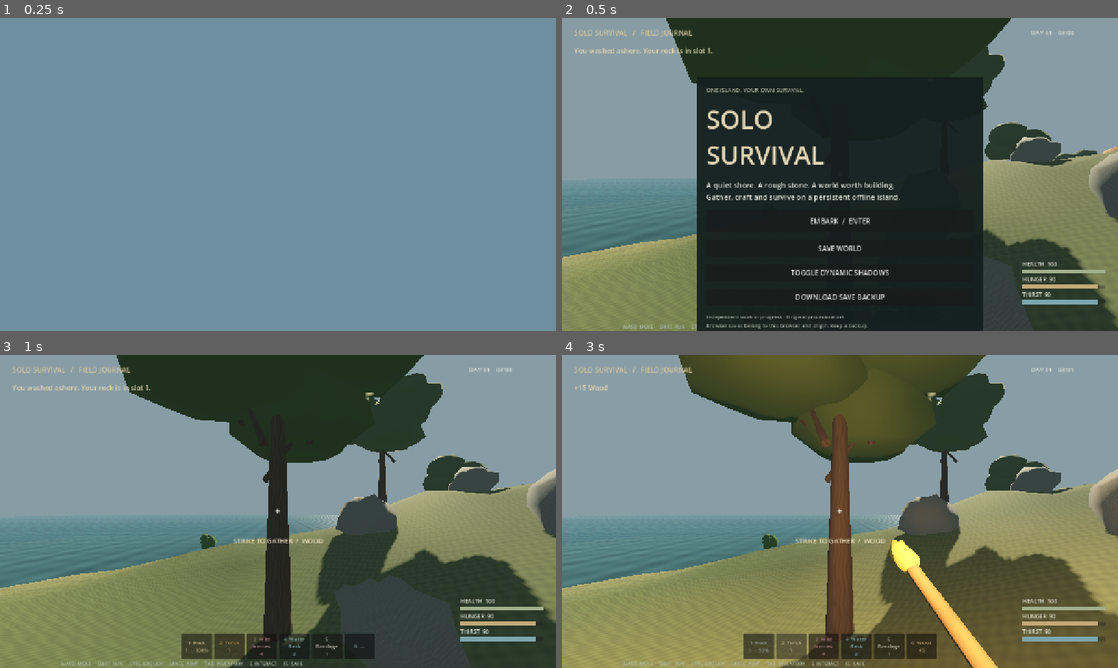
Above: before the commit, frames 1-4 (two rows, left to right).
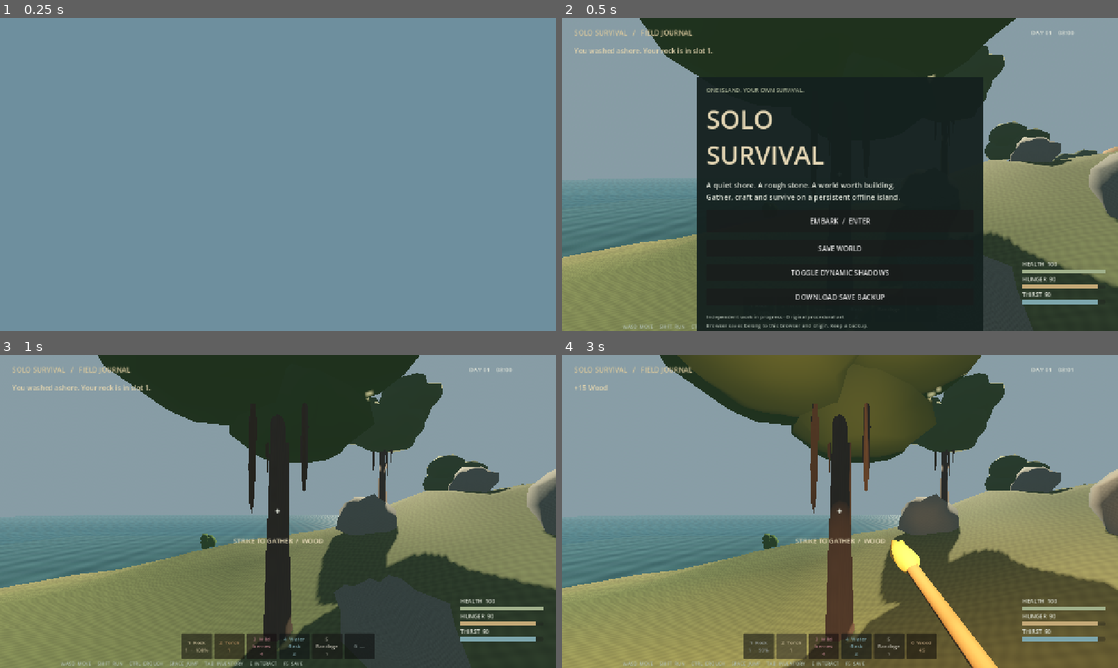
Above: after the commit, the same moments.

Repository: unknown0v/SoloSurvival
Game: Godot game, scene res://scenes/island.tscn
The game is run twice, just before and just after one commit, with the same random seed, the same clock (stepped at 60 frames per second) and the same inputs.
Inputs:
- Up to frame 1 (0.25 s): no input
- Up to frame 2 (0.5 s): no input
- Up to frame 3 (1 s): click "EMBARK / ENTER" at 0.5 s
- Up to frame 4 (3 s): click "1 Rock 1 · 100%" at 1.25 s; click "1 Rock 1 · 99%" at 2 s; click "2 Torch 1" at 2.75 s

Frame 1 is identical in both runs. In frame 2, 1.7% of the frame differs, in the area x 14-100%, y 0-99%; in frame 3, 2.3%; in frame 4, 4.2%, in the area x 17-100%, y 0-100%.

Commit message:
perf: batch forest rendering and expand shelter regression coverage

Diff:
--- a/scripts/game.gd
+++ b/scripts/game.gd
@@ -166,7 +166,7 @@
 	if OS.has_feature("web") and web_timer>=0.25:
 		web_timer = 0
 		# Read-only diagnostics used by cloud browser smoke tests.
-		var report: Dictionary = {"save_pending":web_persistence.p …(538 unchanged characters)… t,"fps":Engine.get_frames_per_second(),"yaw":player.rotation.y,"pitch":player.pi …(245 unchanged characters)…
+		var report: Dictionary = {"save_pending":web_persistence.p …(538 unchanged characters)… t,"fps":Engine.get_frames_per_second(),"draw_calls":Performance.get_monitor(Performance.RENDER_TOTAL_DRAW_CALLS_IN_FRAME),"yaw":player.rotation.y,"pitch":player.pi …(245 unchanged characters)…
 		JavaScriptBridge.eval("window.__soloSurvivalState="+JSON.stringify(report),true)
 
 func _unhandled_input(event: InputEvent) -> void:
--- a/scripts/world/buildings.gd
+++ b/scripts/world/buildings.gd
@@ -145,11 +145,16 @@
 			level = int(target.level)
 			if build_kind in ["floor","roof"] and target.kind in ["wall","doorframe"]:
 				level += 1
-	for p in game.settlement.pieces:
-		var distance: int = absi(int(p.cell[0])-int(cell[0]))+absi(int(p.cell[1])-int(cell[1]))
-		if distance<=1:
-			y = float(p.y)
-			break
+	# Preserve the selected socket's base; otherwise prefer an exact cell over a neighbour.
+	if not hit.collider.has_meta("structure") or build_kind=="foundation":
+		var closest: int = 2
+		for p in game.settlement.pieces:
+			if p.kind!="foundation":
+				continue
+			var distance: int = absi(int(p.cell[0])-int(cell[0]))+absi(int(p.cell[1])-int(cell[1]))
+			if distance<closest:
+				y = float(p.y)
+				closest = distance
 	candidate = game.settlement.make_piece(build_kind,cell,y,level,edge)
 	placement_reason = check_placement(candidate)
 
--- /dev/null
+++ b/scripts/world/forest.gd
@@ -0,0 +1,68 @@
+extends Node3D
+# Shared draw batches retain per-resource ownership for depletion/respawning.
+var world
+var batches: Dictionary = {}
+var refs: Dictionary = {}
+var pending: Dictionary = {}
+
+func setup(owner_world) -> void:
+	world = owner_world
+	var stem := CylinderMesh.new()
+	stem.bottom_radius = 1
+	stem.top_radius = 0.267
+	stem.height = 1
+	stem.radial_segments = 9
+	for id in world.nodes:
+		var resource: Dictionary = world.nodes[id]
+		if resource.kind!="tree":
+			continue
+		var body: Node3D = resource.body
+		var bucket: String = str(floori(body.position.x/160))+":"+str(floori(body.position.z/160))
+		var variant: int = int(id)%5
+		var bark: Material = world.art.material("bark",Color("#66584a"))
+		var leaves: Material = world.art.material("leaves"+str(variant%3),Color("#4e653f").lightened((variant%3)*0.04))
+		append(id,bucket+":trunk",stem,bark,body.transform*Transform3D(Basis.IDENTITY.scaled(Vector3(0.3,6.4,0.3)),Vector3(0,3.2,0)),260)
+		for i in range(4):
+			var angle: float = i*2.399+variant
+			var branch_basis := Basis.from_euler(Vector3(sin(angle)*0.7,0,cos(angle)*0.7)).scaled(Vector3(0.08,1.9,0.08))
+			append(id,bucket+":branches",stem,bark,body.transform*Transform3D(branch_basis,Vector3(sin(angle)*0.55,4+i*0.4,cos(angle)*0.55)),140)
+			var leaf_basis := Basis.IDENTITY.scaled(Vector3(1.9,1.7,1.9))
+			append(id,bucket+":leaves"+str(variant%3),world.art.rock_mesh(0),leaves,body.transform*Transform3D(leaf_basis,Vector3(sin(angle)*1.3,5.2+i*0.5,cos(angle)*1.3)),360)
+	for key in pending:
+		var data: Dictionary = pending[key]
+		var multi := MultiMesh.new()
+		multi.transform_format = MultiMesh.TRANSFORM_3D
+		multi.mesh = data.mesh
+		multi.instance_count = data.entries.size()
+		for i in range(data.entries.size()):
+			var entry: Dictionary = data.entries[i]
+			var visible_now: bool = float(world.nodes[entry.id].state.hp)>0
+			multi.set_instance_transform(i,entry.transform if visible_now else hidden(entry.transform))
+			if not refs.has(entry.id):
+				refs[entry.id] = []
+			refs[entry.id].append({"multi":multi,"index":i,"transform":entry.transform})
+		var visual := MultiMeshInstance3D.new()
+		visual.multimesh = multi
+		visual.material_override = data.material
+		visual.visibility_range_end = data.distance
+		add_child(visual)
+		batches[key] = visual
+	pending.clear()
+
+func append(id: String, key: String, mesh: Mesh, material: Material, transform: Transform3D, distance: float) -> void:
+	if not pending.has(key):
+		pending[key] = {"mesh":mesh,"material":material,"distance":distance,"entries":[]}
+	pending[key].entries.append({"id":id,"transform":transform})
+
+func hidden(transform: Transform3D) -> Transform3D:
+	return Transform3D(Basis.IDENTITY.scaled(Vector3.ZERO),transform.origin)
+
+func show_resource(id: String, visible_now: bool) -> void:
+	for entry in refs.get(id,[]):
+		entry.multi.set_instance_transform(entry.index,entry.transform if visible_now else hidden(entry.transform))
+
+func resource_visible(id: String) -> bool:
+	if not refs.has(id):
+		return false
+	var entry: Dictionary = refs[id][0]
+	return entry.multi.get_instance_transform(entry.index).basis.x.length()>0.01
--- a/scripts/world/island.gd
+++ b/scripts/world/island.gd
@@ -1,6 +1,8 @@
 extends Node3D
 const WorldMath = preload("res://scripts/core/world_math.gd")
+const Forest = preload("res://scripts/world/forest.gd")
 const Visuals = preload("res://scripts/world/visuals.gd")
+var forest
 var math = WorldMath.new()
 var art = Visuals.new()
 var game
@@ -10,6 +12,8 @@
 
 func build(owner_game) -> void:
 	game = owner_game
+	forest = Forest.new()
+	add_child(forest)
 	rng.seed = WorldMath.SEED
 	var terrain_mat := ShaderMaterial.new()
 	terrain_mat.shader = preload("res://shaders/terrain.gdshader")
@@ -42,6 +46,7 @@
 	var early: Array = ["stone","cloth","berries","tree","stone","ore"]
 	for i in range(early.size()):
 		resource(501+i,early[i],-143+(i%3)*6,-159-(i/3)*9)
+	forest.setup(self)
 	update_corpse()
 	await get_tree().physics_frame
 
@@ -88,7 +93,6 @@
 	var shape := CollisionShape3D.new()
 	var bounds := CylinderShape3D.new()
 	if kind=="tree":
-		art.tree(body,id%5)
 		bounds.radius = 0.42
 		bounds.height = 6.4
 		shape.position.y = 3.2
@@ -119,6 +123,8 @@
 
 func set_resource_visible(id: String, shown: bool) -> void:
 	nodes[id].body.visible = shown
+	if forest!=null:
+		forest.show_resource(id,shown)
 	nodes[id].shape.set_deferred("disabled",not shown)
 
 func harvest(id: String, tool: String) -> bool:
--- a/scripts/world/visuals.gd
+++ b/scripts/world/visuals.gd
@@ -66,22 +66,6 @@
 	parent.add_child(visual)
 	return visual
 
-func tree(parent: Node3D, variant: int) -> void:
-	var bark: Material = material("bark",Color("#66584a"))
-	var leaves: Material = material("leaves"+str(variant%3),Color("#4e653f").lightened((variant%3)*0.04))
-	var trunk := cylinder(parent,Vector3(0,3.2,0),0.3,6.4,bark,0.08)
-	trunk.visibility_range_end = 240
-	for i in range(4):
-		var angle: float = i*2.399+variant
-		var branch := cylinder(parent,Vector3(sin(angle)*0.55,4+i*0.4,cos(angle)*0.55),0.08,1.9,bark,0.02)
-		branch.visibility_range_end = 120
-		branch.rotation = Vector3(sin(angle)*0.7,0,cos(angle)*0.7)
-		var crown := rock(parent,Vector3(sin(angle)*1.3,5.2+i*0.5,cos(angle)*1.3),Vector3(1.9,1.7,1.9),leaves,i%3)
-		crown.visibility_range_end = 150
-	var distant := rock(parent,Vector3(0,6,0),Vector3(2.7,2.5,2.7),leaves,variant%3)
-	distant.visibility_range_begin = 145
-	distant.visibility_range_end = 400
-
 func crate(parent: Node3D) -> void:
 	var wood: Material = material("wood",Color("#92724d"))
 	var iron: Material = material("iron",Color("#424c4e"),0.6)
--- a/tests/core_tests.gd
+++ b/tests/core_tests.gd
@@ -125,6 +125,7 @@
 	var restored = Settlement.new()
 	restored.pieces = JSON.parse_string(JSON.stringify(model.pieces))
 	check(Settlement.valid(restored.pieces),"Structure graph and stored items survive JSON roundtrip")
+	check(restored.reason(restored.make_piece("wall",[0,0],10,0,0))=="That socket is occupied.","Loaded numeric cell identities match newly snapped sockets")
 	var bad: Array = restored.pieces.duplicate(true)
 	bad[0].hp = -2
 	check(not Settlement.valid(bad),"Malformed structure health rejected")
@@ -320,6 +321,12 @@
 	root.add_child(game)
 	await game.world_ready
 	browser_fixture(game)
+	check(game.world.forest.resource_visible("500"),"Batched starting tree is visible")
+	game.world.set_resource_visible("500",false)
+	check(not game.world.forest.resource_visible("500"),"Harvested tree hides every owned batch instance")
+	game.world.set_resource_visible("500",true)
+	check(game.world.forest.resource_visible("500"),"Resource respawn restores owned batch instances")
+	check(game.world.forest.batches.size()<game.world.nodes.size(),"Forest is bounded into shared draw batches")
 	check(game.world.nodes.size()>100,"Real world generates resource nodes")
 	game.playing = true
 	for i in range(90):
Not shown, changed: .github/workflows/godot.yml
Not shown, changed: AGENTS.md
Not shown, changed: DEVELOPMENT_STATUS.md
Not shown, changed: Documentation/ACCEPTANCE.md
Not shown, changed: README.md
Not shown, changed: RELEASE_CHECKLIST.md
Not shown, changed: ROADMAP.md
Not shown, changed: RUST_PARITY.md
Not shown, changed: scripts/web/persistence.js
Not shown, added: tests/web_persistence.cjs
Not shown, changed: tools/browser_smoke.cjs
